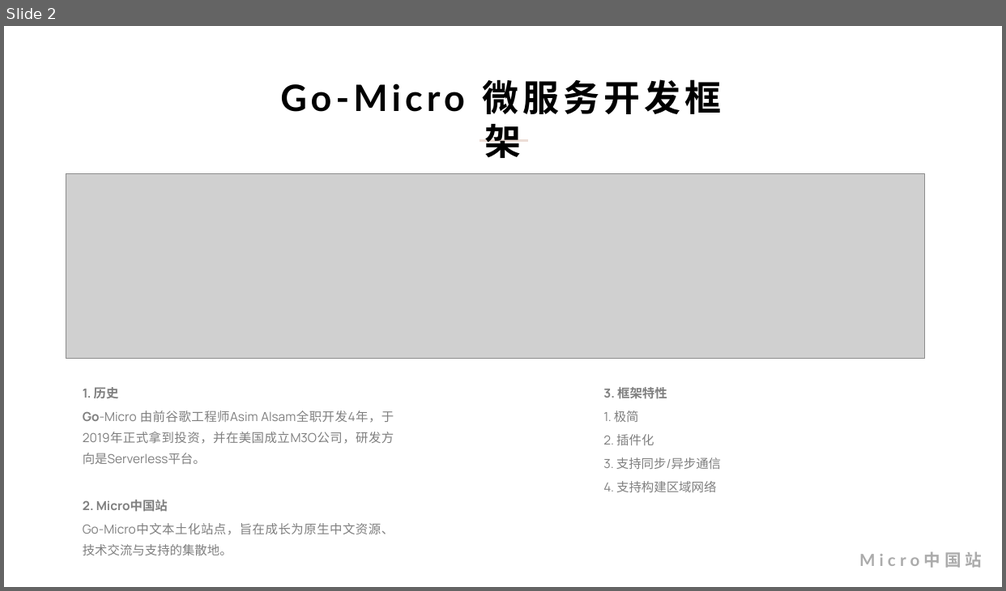
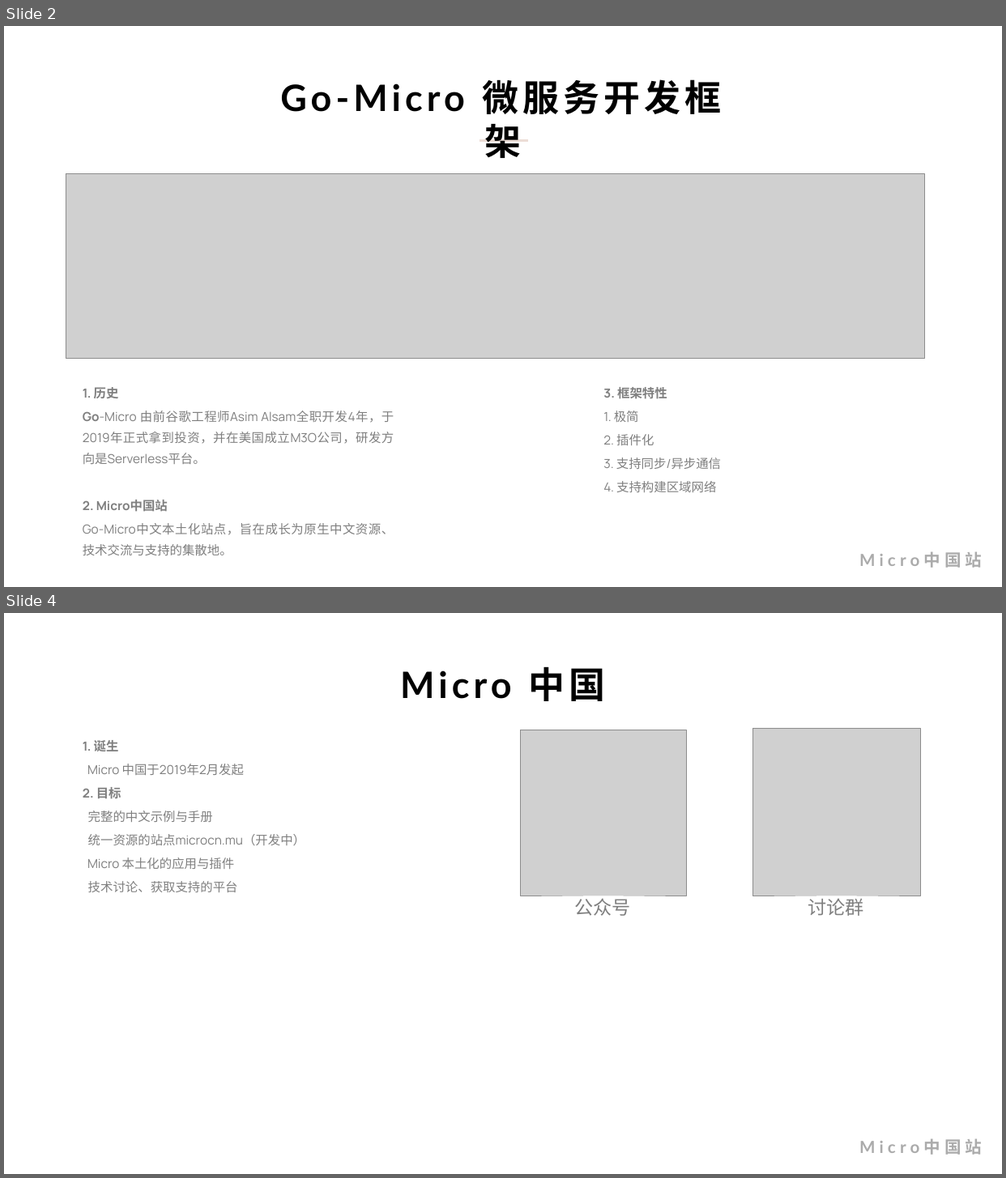
Before and after one commit to printfcoder/stack-rpc-tutorials, a slide deck: others/share/jetbrain/Goland-20200417.pptx. Shown one above the other, each under a label of ours: slide 2 before the commit, slides 2 and 4 after it; the slides between them are not shown. The pictures are 1006x591 and 1006x1178 pixels, drawn with LibreOffice and Linux fonts; fonts in the diff are those of the drawing; grey boxes stand for pictures; background and template pictures are left out. Boxes give left, top, right and bottom in pixels: in the first picture for what was removed or moved away, otherwise in the second. Text is boxed around its words. In the diff, an @@ line names an element or a change of style, - is before the commit and + after.

```diff
--- a/others/share/jetbrain/Goland-20200417.pptx
+++ b/others/share/jetbrain/Goland-20200417.pptx
@@ slide 4 added at [4, 613, 1002, 1174], background #FFFFFF; not listed: 1 template element that a slide beside it also shows @@
@@ picture added at [520, 730, 686, 896] @@
@@ picture added at [752, 728, 920, 896] @@
@@ text added at [83, 740, 305, 892], 24 pt, text #7F7F7F @@
+1. 诞生
+Micro 中国于2019年2月发起
+2. 目标
+完整的中文示例与手册
+统一资源的站点microcn.mu（开发中）
+Micro 本土化的应用与插件
+技术讨论、获取支持的平台
@@ text added at [87, 764, 244, 775], 70 pt, text #000000, bold @@
+Micro 中国
@@ text added at [575, 896, 631, 916], 36 pt, text #7F7F7F @@
+公众号
@@ text added at [808, 896, 864, 916], 36 pt, text #7F7F7F @@
+讨论群
```
Also in this commit, not shown: 1 other slide added, 1 slide removed.
